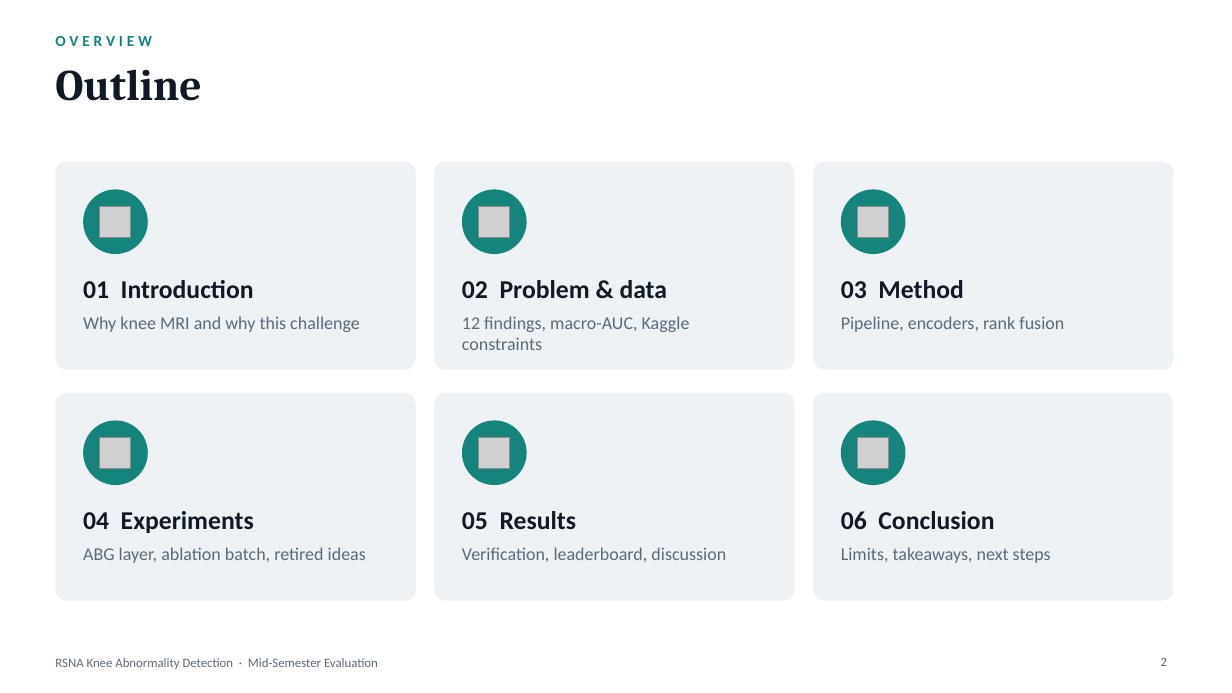
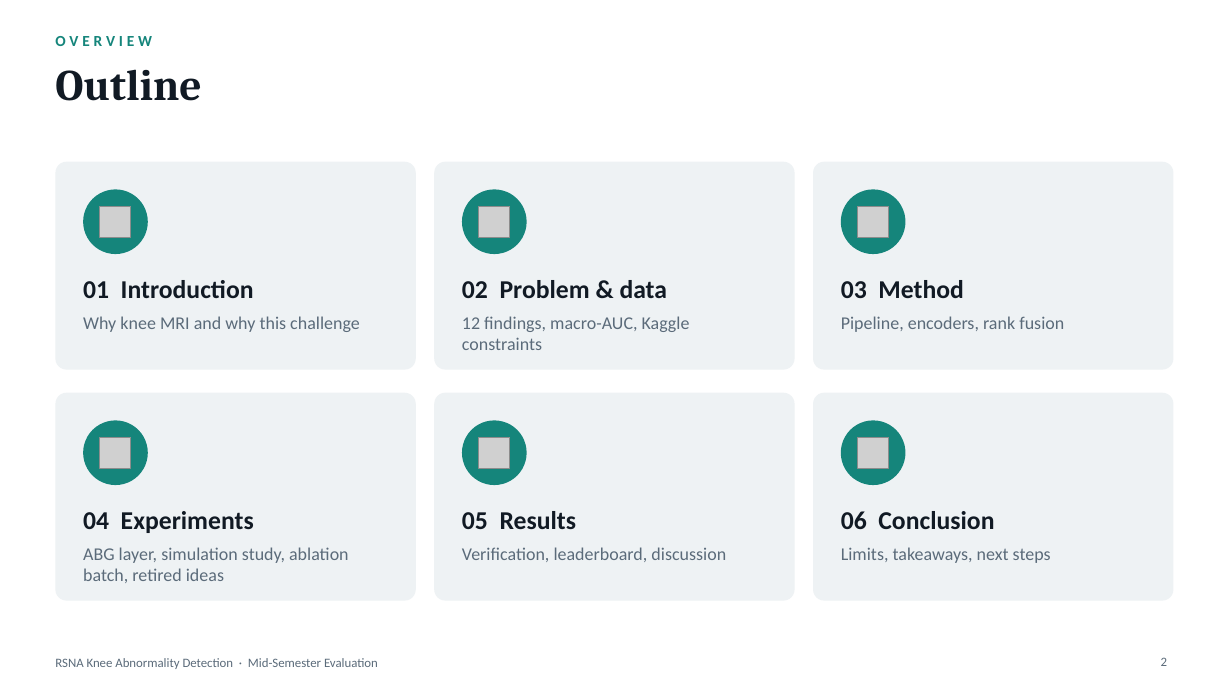
Before and after one commit to abhijitkar10/Sarth, a slide deck: slide 2 of RSNA_Knee_MRI_MidSem_Deck.pptx. Drawn at 1232x693 pixels with LibreOffice and Linux fonts; fonts in the diff are those of the drawing; grey boxes stand for pictures. Boxes give left, top, right and bottom in pixels: in the first picture for what was removed or moved away, otherwise in the second. Text is boxed around its words. In the diff, an @@ line names an element or a change of style, - is before the commit and + after.

```diff
--- a/RSNA_Knee_MRI_MidSem_Deck.pptx
+++ b/RSNA_Knee_MRI_MidSem_Deck.pptx
@@ text at [83, 547, 349, 583]: text changed @@
-ABG layer, ablation batch, retired ideas
+ABG layer, simulation study, ablation batch, retired ideas
```
Also in this commit, not shown: 9 other slides changed, 2 slides added, 3 other files.
